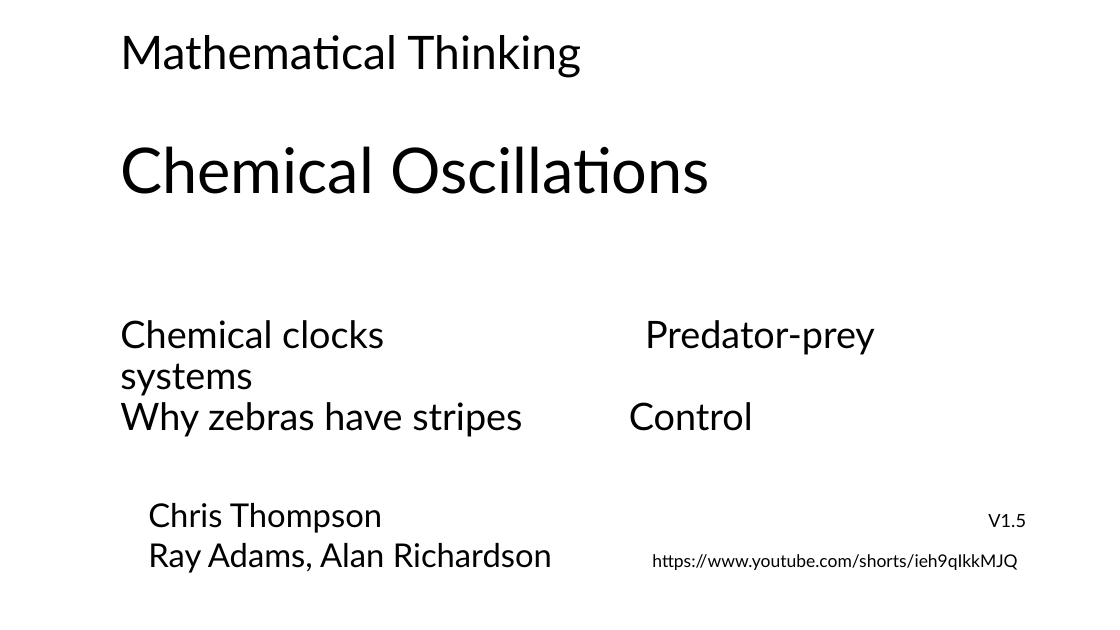
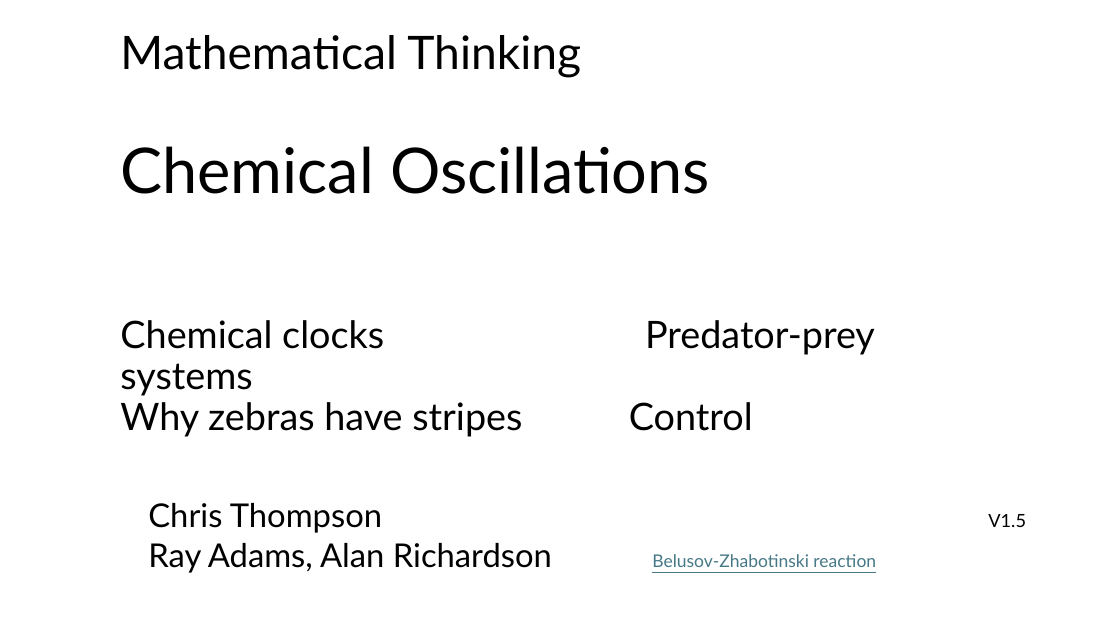
Before and after one commit to mm002a/U3AC, a slide deck: slide 1 of U3AC.Lec3.pptx. Drawn at 1120x630 pixels with LibreOffice and Linux fonts; fonts in the diff are those of the drawing. Boxes give left, top, right and bottom in pixels: in the first picture for what was removed or moved away, otherwise in the second. Text is boxed around its words. In the diff, an @@ line names an element or a change of style, - is before the commit and + after.

```diff
--- a/U3AC.Lec3.pptx
+++ b/U3AC.Lec3.pptx
@@ subtitle at [148,543,876,573]: text changed; text colour #000000 to #467886 @@
-Ray Adams, Alan Richardson https://www.youtube.com/shorts/ieh9qIkkMJQ
+Ray Adams, Alan Richardson Belusov-Zhabotinski reaction
```
Also in this commit, not shown: 29 other slides changed, 9 slides added, 1 slide removed.
